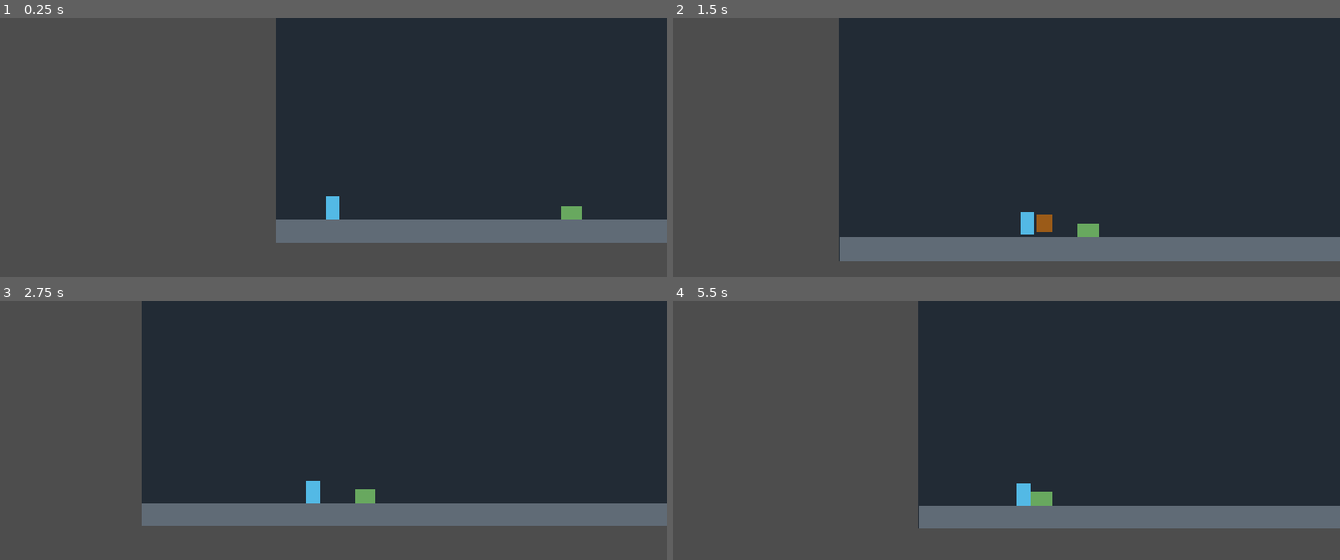
Above: before the commit, frames 1-4 (two rows, left to right).
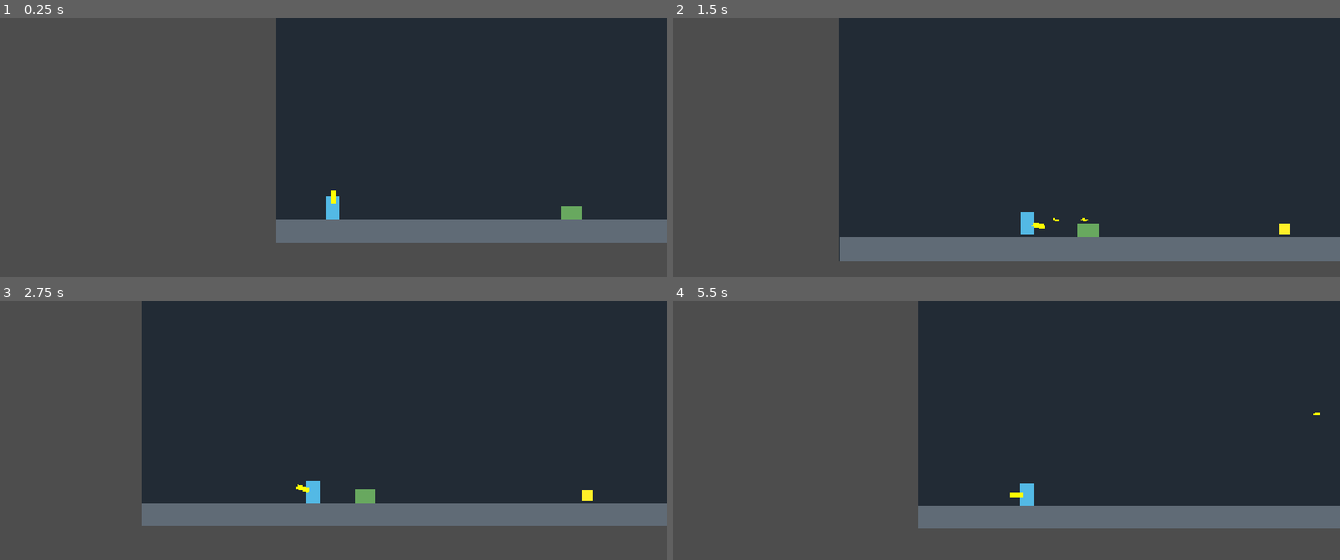
Above: after the commit, the same moments.

Repository: SousasaurusGamer/The-Eden-Disaster
Game: Godot game, scene res://scenes/levels/test_level.tscn
Same seed, same stepped clock (60 frames per second), same inputs: the game is played once before the commit and once after it.
Inputs (mouse positions are in pixels of both pictures, inside the frame that each line leads up to):
- Up to frame 1 (0.25 s): no input
- Up to frame 2 (1.5 s): move the mouse to (outside the picture) at 0.52 s; press the mouse at (outside the picture) at 0.53 s; hold D (move_right) from 0.53 s (still down); tap Shift (roll) at 0.6 s; tap Space (jump) at 0.77 s; move the mouse to (1206, 261) at 1.27 s; release the mouse at (1206, 261) at 1.28 s; click (1206, 261) at 1.35 s
- Up to frame 3 (2.75 s): tap Space (jump) at 1.52 s; tap Shift (roll) at 1.55 s; move the mouse to (133, 433) at 2.02 s; release D (move_right) at 2.03 s; press the mouse at (133, 433) at 2.03 s; hold A (move_left) from 2.03 s (still down); tap J (attack_melee) at 2.1 s
- Up to frame 4 (5.5 s): move the mouse to (1039, 487) at 2.77 s; release the mouse at (1039, 487) at 2.78 s; tap Shift (roll) at 2.85, 4.35 s; tap Space (jump) at 3.02, 3.77, 4.52 s; move the mouse to (906, 394) at 3.52 s; press the mouse at (906, 394) at 3.53 s; move the mouse to (1153, 469) at 4.27 s; release A (move_left) at 4.28 s; release the mouse at (1153, 469) at 4.28 s; hold D (move_right) from 4.28 s (still down); move the mouse to (873, 508) at 5.02 s; press the mouse at (873, 508) at 5.03 s

The runs differ from the first frame. In frame 1, less than 0.1% of the frame differs, in the area x 49-51%, y 66-72%; in frame 2, 0.3%; in frame 3, 0.1%; in frame 4, 0.3%, in the area x 36-97%, y 43-88%.

Commit message:
añadir la municion del arma y el tiro cargado

Diff:
--- a/project.godot
+++ b/project.godot
@@ -46,7 +46,11 @@
 attack_melee={
 "deadzone": 0.2,
 "events": [Object(InputEventKey,"resource_local_to_scene":false,"resource_name":"","device":-1,"window_id":0,"alt_press …(192 unchanged characters)…
-, Object(InputEventMouseButton,"resource_local_to_scene":false,"resource_name":"","device":-1,"window_id":0,"alt_pressed":false,"shift_pressed":false,"ctrl_pressed":false,"meta_pressed":false,"button_mask":1,"position":Vector2(375, 27),"global_position":Vector2(387, 87),"factor":1.0,"button_index":1,"canceled":false,"pressed":true,"double_click":false,"script":null)
+]
+}
+shoot={
+"deadzone": 0.2,
+"events": [Object(InputEventMouseButton,"resource_local_to_scene":false,"resource_name":"","device":-1,"window_id":0,"alt_pressed":false,"shift_pressed":false,"ctrl_pressed":false,"meta_pressed":false,"button_mask":1,"position":Vector2(249, 14),"global_position":Vector2(261, 74),"factor":1.0,"button_index":1,"canceled":false,"pressed":true,"double_click":true,"script":null)
 ]
 }
 
--- a/scenes/levels/test_level.tscn
+++ b/scenes/levels/test_level.tscn
@@ -2,6 +2,7 @@
 
 [ext_resource type="PackedScene" uid="uid://bs4wjh4g2wxnf" path="res://scenes/player/steve.tscn" id="1_jbqir"]
 [ext_resource type="PackedScene" uid="uid://bhjhv3042iaxg" path="res://scenes/enemies/plant_enemy.tscn" id="2_yautc"]
+[ext_resource type="PackedScene" uid="uid://clb203aksgex6" path="res://scenes/player/ammo_pickup.tscn" id="3_fr1um"]
 
 [sub_resource type="RectangleShape2D" id="RectangleShape2D_op1xx"]
 size = Vector2(1154.75, 42)
@@ -32,3 +33,6 @@
 
 [node name="PlantEnemy" parent="." unique_id=530101187 instance=ExtResource("2_yautc")]
 position = Vector2(528, 606)
+
+[node name="AmmoPickup" parent="." unique_id=1355191995 instance=ExtResource("3_fr1um")]
+position = Vector2(770, 596)
--- /dev/null
+++ b/scenes/player/ammo_pickup.tscn
@@ -0,0 +1,19 @@
+[gd_scene format=3 uid="uid://clb203aksgex6"]
+
+[ext_resource type="Script" uid="uid://dr5mpioccgmrc" path="res://scripts/ammo_pickup.gd" id="1_d0dgo"]
+
+[sub_resource type="RectangleShape2D" id="RectangleShape2D_op1xx"]
+size = Vector2(18, 18)
+
+[node name="AmmoPickup" type="Area2D" unique_id=1355191995]
+script = ExtResource("1_d0dgo")
+
+[node name="ColorRect" type="ColorRect" parent="." unique_id=1571563812]
+offset_left = -9.0
+offset_top = -9.0
+offset_right = 9.0
+offset_bottom = 9.0
+color = Color(1, 0.9411765, 0.15686275, 1)
+
+[node name="CollisionShape2D" type="CollisionShape2D" parent="." unique_id=1712009822]
+shape = SubResource("RectangleShape2D_op1xx")
--- /dev/null
+++ b/scenes/player/bullet.tscn
@@ -0,0 +1,20 @@
+[gd_scene format=3 uid="uid://cew10xtxy3lqk"]
+
+[ext_resource type="Script" uid="uid://deyb3iw0yokol" path="res://scripts/bullet.gd" id="1_2as5g"]
+
+[sub_resource type="CircleShape2D" id="CircleShape2D_kmatr"]
+radius = 4.0
+
+[node name="Bullet" type="Area2D" unique_id=664791649]
+script = ExtResource("1_2as5g")
+
+[node name="ColorRect" type="ColorRect" parent="." unique_id=660640526]
+offset_left = -5.0
+offset_top = -2.0
+offset_right = 5.0
+offset_bottom = 2.0
+color = Color(1, 1, 0, 1)
+
+[node name="CollisionShape2D" type="CollisionShape2D" parent="." unique_id=1879412975]
+position = Vector2(-1, 0)
+shape = SubResource("CircleShape2D_kmatr")
--- a/scenes/player/steve.tscn
+++ b/scenes/player/steve.tscn
@@ -46,3 +46,16 @@
 offset_right = 42.0
 offset_bottom = -5.0
 color = Color(1, 0.50980395, 0, 0.54901963)
+
+[node name="WeaponPivot" type="Node2D" parent="." unique_id=25195597]
+position = Vector2(0, -20)
+
+[node name="ColorRect" type="ColorRect" parent="WeaponPivot" unique_id=374874563]
+offset_left = 8.0
+offset_top = -4.0
+offset_right = 30.0
+offset_bottom = 4.0
+color = Color(1, 1, 0.015686275, 1)
+
+[node name="Muzzle" type="Marker2D" parent="WeaponPivot" unique_id=1777388647]
+position = Vector2(34, 0)
--- /dev/null
+++ b/scripts/ammo_pickup.gd
@@ -0,0 +1,15 @@
+extends Area2D
+
+@export var ammo_amount: int = 5
+
+func _ready() -> void:
+	body_entered.connect(_on_body_entered)
+
+
+func _on_body_entered(body: Node2D) -> void:
+	if body.is_in_group("player"):
+		if body.has_method("add_ammo"):
+			var collected = body.add_ammo(ammo_amount)
+
+			if collected:
+				queue_free()
--- /dev/null
+++ b/scripts/bullet.gd
@@ -0,0 +1,31 @@
+extends Area2D
+
+@export var speed: float = 600.0
+@export var damage: int = 10
+
+var direction: Vector2 = Vector2.RIGHT
+var lifetime: float = 1.5
+
+
+func _ready() -> void:
+	body_entered.connect(_on_body_entered)
+
+
+func _physics_process(delta: float) -> void:
+	global_position += direction * speed * delta
+
+	lifetime -= delta
+
+	if lifetime <= 0.0:
+		queue_free()
+
+
+func _on_body_entered(body: Node2D) -> void:
+	if body.is_in_group("player"):
+		return
+
+	if body.is_in_group("enemies"):
+		if body.has_method("take_damage"):
+			body.take_damage(damage)
+
+	queue_free()
--- a/scripts/plant_enemy.gd
+++ b/scripts/plant_enemy.gd
@@ -6,6 +6,7 @@
 @export var attack_range: float = 36.0
 @export var attack_damage: int = 10
 @export var attack_cooldown: float = 1.0
+@export var attack_height: float = 20.0
 
 var health: int
 var attack_timer: float = 0.0
@@ -25,25 +26,26 @@
 func _physics_process(delta: float) -> void:
 	attack_timer = maxf(attack_timer - delta, 0.0)
 
-	# Gravedad
+	# Aplicar gravedad
 	if not is_on_floor():
 		velocity += get_gravity() * delta
 
 	velocity.x = 0.0
 
-	# Buscar a Steve si aun no lo encontramos
+	# Buscar a Steve si es necesario
 	if not is_instance_valid(player):
 		player = get_tree().get_first_node_in_group("player") as CharacterBody2D
 
-	# Perseguir a Steve
 	if is_instance_valid(player):
 		var distance_x = player.global_position.x - global_position.x
+		var distance_y = absf(player.global_position.y - global_position.y)
 
+		# Perseguir a Steve
 		if absf(distance_x) > attack_range:
 			velocity.x = signf(distance_x) * move_speed
 
-		# Atacar cuando esta cerca
-		elif attack_timer <= 0.0:
+		# Atacar solo si esta cerca en X y en Y
+		elif distance_y <= attack_height and attack_timer <= 0.0:
 			attack_timer = attack_cooldown
 
 			if player.has_method("take_damage"):
--- a/scripts/steve.gd
+++ b/scripts/steve.gd
@@ -4,12 +4,19 @@
 @onready var golpe_visual: ColorRect = $AttackHitbox/GolpeVisual
 @onready var golpe_colision: CollisionShape2D = $AttackHitbox/CollisionShape2D
 @onready var visual: Node2D = $Visual
-
+@onready var weapon_pivot: Node2D = $WeaponPivot
 @export var max_health: int = 100
+@onready var muzzle: Marker2D = $WeaponPivot/Muzzle
+@export var max_ammo: int = 12
+
+const BULLET_SCENE = preload("res://scenes/player/bullet.tscn")
 
 # Movimiento
 const SPEED = 200.0
 const JUMP_FORCE = -350.0
+
+const CHARGE_TIME = 0.8
+const CHARGED_AMMO_COST = 3
 
 # Rodada
 const ROLL_SPEED = 330.0
@@ -36,11 +43,17 @@
 var health: int = 100
 var is_dead: bool = false
 
+var ammo: int = 12
+
+var charge_time = 0.0
+var is_charging = false
 
 func _ready() -> void:
 	add_to_group("player")
 	health = max_health
 	print("Steve listo. Vida: ", health)
+	ammo = max_ammo
+	print("Municion inicial: ", ammo)
 
 
 func _physics_process(delta: float) -> void:
@@ -99,6 +112,9 @@
 		velocity.x = direction * SPEED
 		visual.scale.x = facing_direction
 
+	# Apuntar la pistola hacia el mouse
+	weapon_pivot.look_at(get_global_mouse_position())
+
 	# Temporizadores de ataque
 	ataque_tiempo = maxf(ataque_tiempo - delta, 0.0)
 	ataque_recarga = maxf(ataque_recarga - delta, 0.0)
@@ -119,6 +135,26 @@
 
 	if ataque_tiempo > 0.0:
 		deal_damage()
+
+
+	# Iniciar carga al presionar el mouse
+	if Input.is_action_just_pressed("shoot") and roll_time <= 0.0 and ammo > 0:
+		is_charging = true
+		charge_time = 0.0
+
+	# Acumular tiempo mientras mantiene presionado
+	if is_charging and Input.is_action_pressed("shoot"):
+		charge_time += delta
+
+	# Disparar solamente cuando suelta el mouse
+	if Input.is_action_just_released("shoot") and is_charging:
+		is_charging = false
+
+		if roll_time <= 0.0:
+			var charged = charge_time >= CHARGE_TIME
+			shoot(charged)
+
+		charge_time = 0.0
 
 	# Aplicar movimiento fisico
 	move_and_slide()
@@ -166,3 +202,45 @@
 		is_dead = true
 		print("Steve ha muerto")
 		get_tree().call_deferred("reload_current_scene")
+
+
+
+func shoot(charged: bool = false) -> void:
+	if ammo <= 0:
+		print("Sin municion")
+		return
+
+	# Si no hay 3 balas, disparar normalmente
+	if charged and ammo < CHARGED_AMMO_COST:
+		charged = false
+
+	var bullet = BULLET_SCENE.instantiate()
+	get_tree().current_scene.add_child(bullet)
+
+	bullet.global_position = muzzle.global_position
+	bullet.global_rotation = weapon_pivot.global_rotation
+	bullet.direction = Vector2.RIGHT.rotated(weapon_pivot.global_rotation)
+
+	if charged:
+		bullet.damage = 30
+		bullet.speed = 450.0
+		bullet.scale = Vector2(1.8, 1.8)
+		ammo -= CHARGED_AMMO_COST
+		print("Disparo cargado!")
+	else:
+		bullet.damage = 10
+		ammo -= 1
+		print("Disparo normal")
+
+	print("Municion restante: ", ammo)
+
+
+func add_ammo(amount: int) -> bool:
+	if ammo >= max_ammo:
+		print("Municion completa")
+		return false
+
+	ammo = mini(ammo + amount, max_ammo)
+
+	print("Municion recogida: ", ammo, "/", max_ammo)
+	return true
Not shown, added: scripts/ammo_pickup.gd.uid
Not shown, added: scripts/bullet.gd.uid
